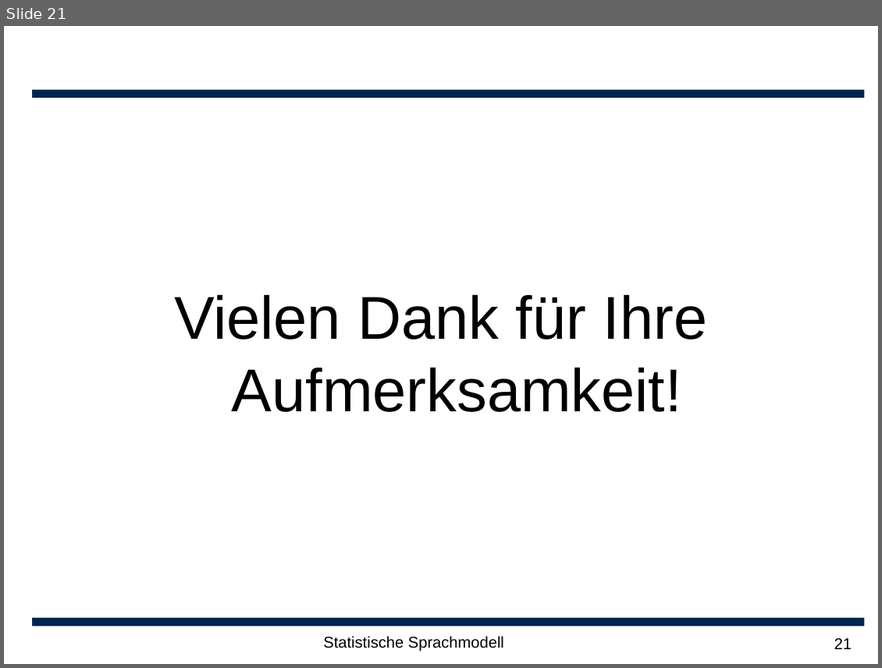
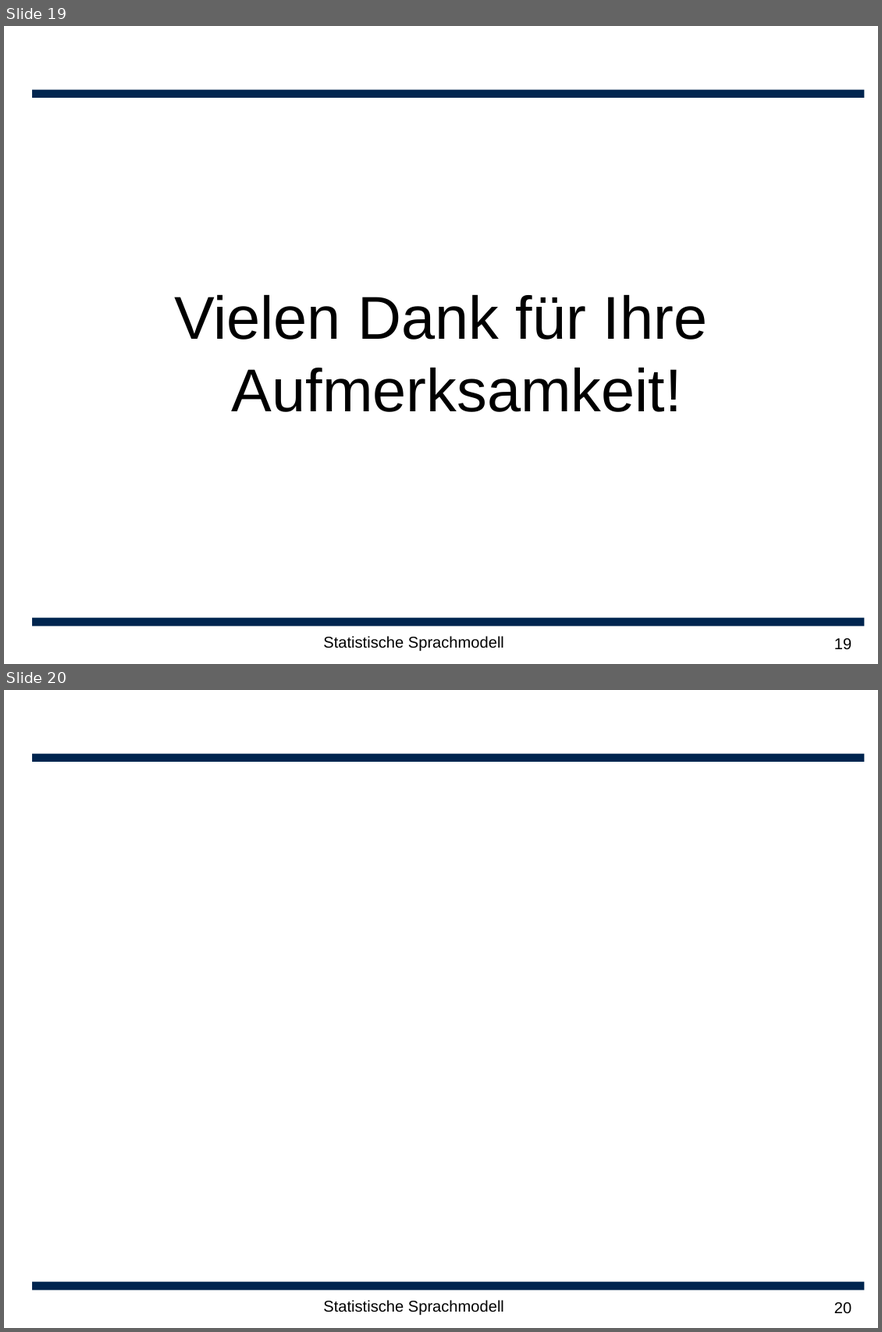
Before and after one commit to leonard117/arbeittet, a slide deck: ARS/doc/Statische Sprachmodellierung.ppt. Shown one above the other, each under a label of ours: slide 21 before the commit, slides 19 and 20 after it. The pictures are 882x668 and 882x1332 pixels, drawn with LibreOffice and Linux fonts; fonts in the diff are those of the drawing; background and template pictures are left out. Boxes give left, top, right and bottom in pixels: in the first picture for what was removed or moved away, otherwise in the second. Text is boxed around its words. In the diff, an @@ line names an element or a change of style, - is before the commit and + after.

```diff
--- a/ARS/doc/Statische Sprachmodellierung.ppt
+++ b/ARS/doc/Statische Sprachmodellierung.ppt
@@ slide 20 added at [4,690,878,1328], background #FFFFFF; not listed: 2 template elements that a slide beside it also shows @@
@@ text added at [323,1300,504,1316], 14 pt, text #000000 @@
+Statistische Sprachmodell
@@ page number added at [834,1302,851,1314], 14 pt, text #000000 @@
+20
@@ what was slide 21 is now slide 19 @@
@@ page number at [834,638,851,650]: text changed @@
-21
+19
```
Also in this commit, not shown: 3 slides changed, 1 other file.
